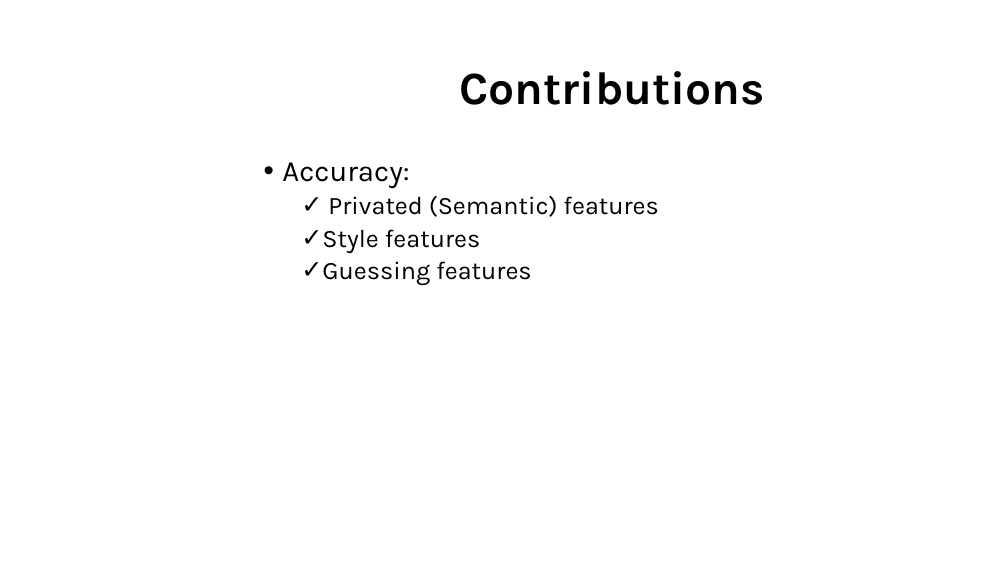
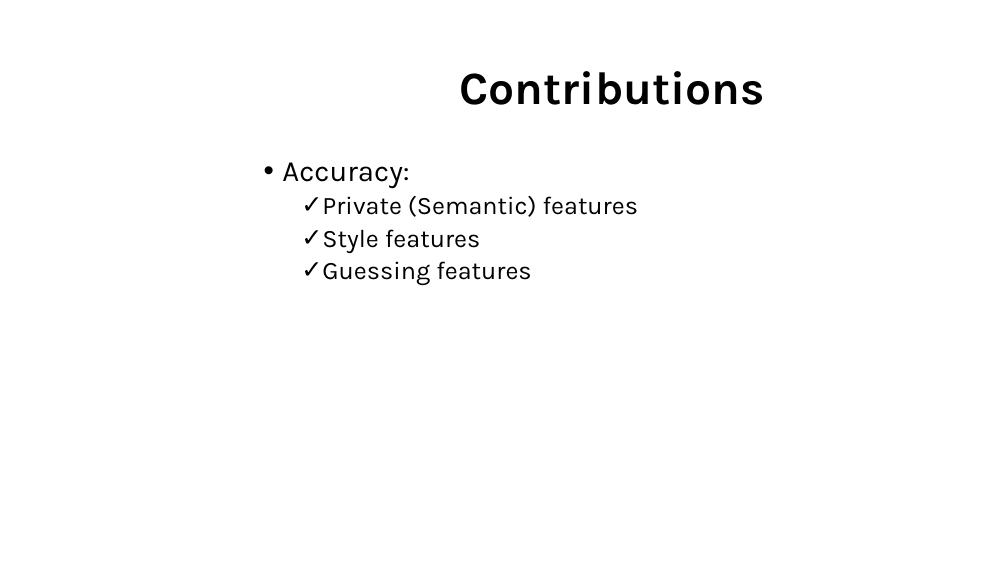
Before and after one commit to dungdovu/DGA1031, a slide deck: slide 14 of DGA1031/What is it.pptx. Drawn at 1008x567 pixels with LibreOffice and Linux fonts; fonts in the diff are those of the drawing; background and template pictures are left out. Boxes give left, top, right and bottom in pixels: in the first picture for what was removed or moved away, otherwise in the second. Text is boxed around its words. In the diff, an @@ line names an element or a change of style, - is before the commit and + after.

```diff
--- a/DGA1031/What is it.pptx
+++ b/DGA1031/What is it.pptx
@@ text at (x1=322, y1=196, x2=638, y2=217): text changed @@
-  ✓ Privated (Semantic) features
+  ✓ Private (Semantic) features
```
Also in this commit, not shown: 6 other slides changed, 2 other files.
